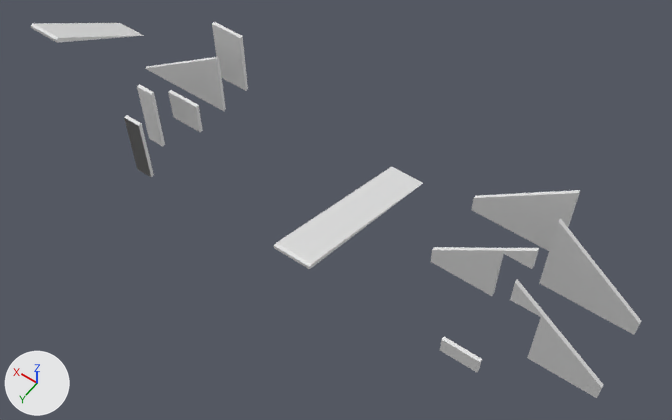
Renders of the Blender file BlenderWork/Buildings.blend from each side of a commit.
Before and after are seen from a 50 mm camera at (-3.3, 14.21, 19.05) aimed at (5.05, 2.52, 0.68). Every picture has the same lights, and +X, +Y and +Z are marked at lower left. The same objects are shown in both versions, whatever each file hides.

The first picture shows 'BackWall1', 'BackWall2', 'Door1', 'Door2', 'FrontWall', 'FrontWall2', 'Roof', 'Roof.001', 'SideWall', 'UpperWall', 'WallWindow', 'WhareWall'.
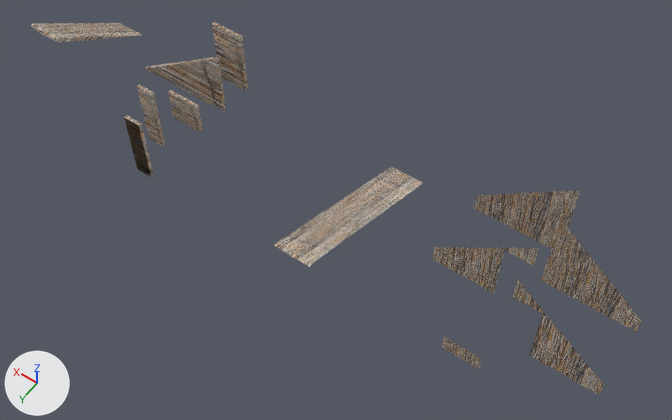
Diff of the bpy script that builds the scene:
```diff
--- a/BlenderWork/Buildings.blend.py
+++ b/BlenderWork/Buildings.blend.py
@@ me_cube @@
 # verts and faces of me_cube; kept vertices keep their numbers, new ones are numbered from 10
-me_cube.from_pydata(...)  # 10 vertices, 7 faces; spans x 0.0..2.5, y -0.05..0.05, z 0.0..2.5
-me_cube.materials.append(mat_material)  # white #e7e7e7
+me_cube.from_pydata(...)  # 7 vertices, 2 faces; spans x 0.0..2.5, y -0.05..0.05, z 0.0..2.5
+# me_cube part 1
+delete_vertices([0, 3, 7])  # with the faces that use them
+# me_cube part 2: 1 kept faces spanning x 0.0..2.5, y -0.05, z 0.0..2.5 get new texture (UV) coordinates
+me_cube.materials.append(mat_stickwall)  # picture img_stickwall_jpg
@@ me_cube_001 @@
 # verts and faces of me_cube_001; kept vertices keep their numbers, new ones are numbered from 10
-me_cube_001.from_pydata(...)  # 10 vertices, 7 faces; spans x -2.5..0.0, y -0.05..0.05, z 0.0..2.5
-me_cube_001.materials.append(mat_material)  # white #e7e7e7
+me_cube_001.from_pydata(...)  # 7 vertices, 2 faces; spans x -2.5..0.0, y -0.05..0.05, z 0.0..2.5
+# me_cube_001 part 3
+delete_vertices([1, 5, 8])  # with the faces that use them
+# me_cube_001 part 4: 1 kept faces spanning x -2.5..0.0, y -0.05, z 0.0..2.5 get new texture (UV) coordinates
+me_cube_001.materials.append(mat_stickwall)  # picture img_stickwall_jpg
@@ me_cube_002 @@
 # verts and faces of me_cube_002; kept vertices keep their numbers, new ones are numbered from 12
-me_cube_002.from_pydata(...)  # 12 vertices, 8 faces; spans x 0.0..2.5, y -0.05..0.05, z 0.0..2.5
-me_cube_002.materials.append(mat_material)  # white #e7e7e7
+me_cube_002.from_pydata(...)  # 6 vertices, 1 face; spans x 0.0..2.5, y -0.05, z 0.0..2.5
+# me_cube_002 part 5
+delete_vertices([0, 2, 4, 9, 10, 11])  # with the faces that use them
+# me_cube_002 part 6: 1 face spanning x 0.0..2.5, y -0.05, z 0.0..2.5 switches from mat_material (white #e7e7e7) to mat_stickwall (picture img_stickwall_jpg)
+me_cube_002.materials.append(mat_stickwall)  # picture img_stickwall_jpg
@@ me_cube_005 @@
 # verts and faces of me_cube_005; kept vertices keep their numbers, new ones are numbered from 12
-me_cube_005.from_pydata(...)  # 12 vertices, 8 faces; spans x -2.5..0.0, y -0.05..0.05, z 0.0..2.5
-me_cube_005.materials.append(mat_material)  # white #e7e7e7
+me_cube_005.from_pydata(...)  # 6 vertices, 1 face; spans x -2.5..0.0, y -0.05, z 0.0..2.5
+# me_cube_005 part 7
+delete_vertices([1, 3, *range(5, 9)])  # with the faces that use them
+# me_cube_005 part 8: 1 face spanning x -2.5..0.0, y -0.05, z 0.0..2.5 switches from mat_material (white #e7e7e7) to mat_stickwall (picture img_stickwall_jpg)
+me_cube_005.materials.append(mat_stickwall)  # picture img_stickwall_jpg
@@ me_cube_006 @@
 # verts and faces of me_cube_006; kept vertices keep their numbers, new ones are numbered from 8
-me_cube_006.from_pydata(...)  # 8 vertices, 6 faces; spans x 0.0..1.0, y 0.0..5.0, z 0.0..2.0
+me_cube_006.from_pydata(...)  # 6 vertices, 2 faces; spans x 0.0..1.0, y 0.0..5.0, z 0.0..2.0
+# me_cube_006 part 9
+delete_vertices([2, 6])  # with the faces that use them
+# me_cube_006 part 10: 1 kept faces spanning x 0.0..1.0, y 0.0..4.9, z 0.0..2.0 get new texture (UV) coordinates
+# me_cube_006 part 11: 2 faces spanning x 0.0..1.0, y 0.0..5.0, z 0.0..2.0 switch from no material to mat_stickwall (picture img_stickwall_jpg)
@@ me_cube_007 @@
 # verts and faces of me_cube_007; kept vertices keep their numbers, new ones are numbered from 8
-me_cube_007.from_pydata(...)  # 8 vertices, 6 faces; spans x 0.0..1.0, y -0.05..0.05, z 0.0..0.5
+me_cube_007.from_pydata(...)  # 4 vertices, 1 face; spans x 0.0..1.0, y -0.05, z 0.0..0.5
+# me_cube_007 part 12
+delete_vertices([2, 3, 6, 7])  # with the faces that use them
+# me_cube_007 part 13: 1 face spanning x 0.0..1.0, y -0.05, z 0.0..0.5 switches from no material to mat_stickwall (picture img_stickwall_jpg)
+me_cube_007.materials.append(mat_stickwall)  # picture img_stickwall_jpg
@@ me_cube_008 @@
 me_cube_008.from_pydata(...)  # 8 vertices, 6 faces; spans x 0.0..1.0, y -0.05..0.05, z 0.0..2.0
+me_cube_008.materials.append(mat_stickwall)  # picture img_stickwall_jpg
@@ me_cube_009 @@
 me_cube_009.from_pydata(...)  # 10 vertices, 7 faces; spans x 0.0..3.0, y -0.05..0.05, z 0.0..2.0
+me_cube_009.materials.append(mat_stickwall)  # picture img_stickwall_jpg
@@ me_cube_010 @@
 me_cube_010.from_pydata(...)  # 8 vertices, 6 faces; spans x 0.0..1.0, y -0.05..0.05, z 0.0..1.0
+me_cube_010.materials.append(mat_stickwall)  # picture img_stickwall_jpg
@@ me_cube_011 @@
 me_cube_011.from_pydata(...)  # 12 vertices, 7 faces; spans x 0.5..1.0, y -0.05..0.05, z 0.0..2.0
+me_cube_011.materials.append(mat_stickwall)  # picture img_stickwall_jpg
@@ me_cube_012 @@
 me_cube_012.from_pydata(...)  # 12 vertices, 7 faces; spans x 0.0..0.5, y -0.05..0.05, z 0.0..2.0
+me_cube_012.materials.append(mat_stickwall)  # picture img_stickwall_jpg
@@ me_cube_013 @@
 me_cube_013.from_pydata(...)  # 8 vertices, 6 faces; spans x 0.0..1.0, y 0.0..3.0, z 0.0..2.0
+me_cube_013.materials.append(mat_stickwall)  # picture img_stickwall_jpg
```

What differs and where, as boxes (x1, y1, x2, y2) in the pictures (672 x 420 px):
'Roof', reshaped
    before: (274, 167, 423, 269)
    after: (274, 167, 423, 267)
'BackWall2', reshaped
    before: (539, 218, 641, 335)
    after: (541, 218, 641, 332)
'BackWall1', reshaped
    before: (471, 190, 580, 251)
    after: (473, 190, 580, 248)
'FrontWall2', reshaped
    before: (510, 279, 604, 398)
    after: (512, 279, 604, 395)
'FrontWall', reshaped (6% shorter)
    before: (430, 247, 539, 296)
    after: (433, 247, 539, 293)
'UpperWall', recoloured
    both: (145, 57, 226, 111)
'Roof.001', recoloured
    both: (31, 23, 144, 43)
'WhareWall', recoloured
    both: (212, 22, 248, 91)
'Door2', recoloured
    both: (124, 115, 154, 177)
'Door1', recoloured
    both: (137, 84, 165, 146)
'WallWindow', recoloured
    both: (168, 90, 203, 132)
'SideWall', reshaped (8% shorter)
    before: (440, 337, 482, 372)
    after: (442, 337, 482, 369)
part 1 of me_cube, deleted
    before: (471, 190, 580, 251)
part 2 of me_cube, surface changed
    after: (473, 190, 580, 248)
part 3 of me_cube_001, deleted
    before: (539, 218, 641, 335)
part 4 of me_cube_001, surface changed
    after: (541, 218, 641, 332)
part 5 of me_cube_002, deleted
    before: (430, 247, 539, 296)
part 6 of me_cube_002, recoloured
    after: (433, 247, 539, 293)
part 7 of me_cube_005, deleted
    before: (510, 279, 604, 398)
part 8 of me_cube_005, recoloured
    after: (512, 279, 604, 395)
part 9 of me_cube_006, deleted
    before: (274, 189, 415, 269)
part 10 of me_cube_006, surface changed
    both: (277, 167, 423, 263)
part 11 of me_cube_006, recoloured
    both: (274, 243, 312, 267)
part 12 of me_cube_007, deleted
    before: (440, 337, 482, 372)
part 13 of me_cube_007, recoloured
    after: (442, 337, 482, 369)
